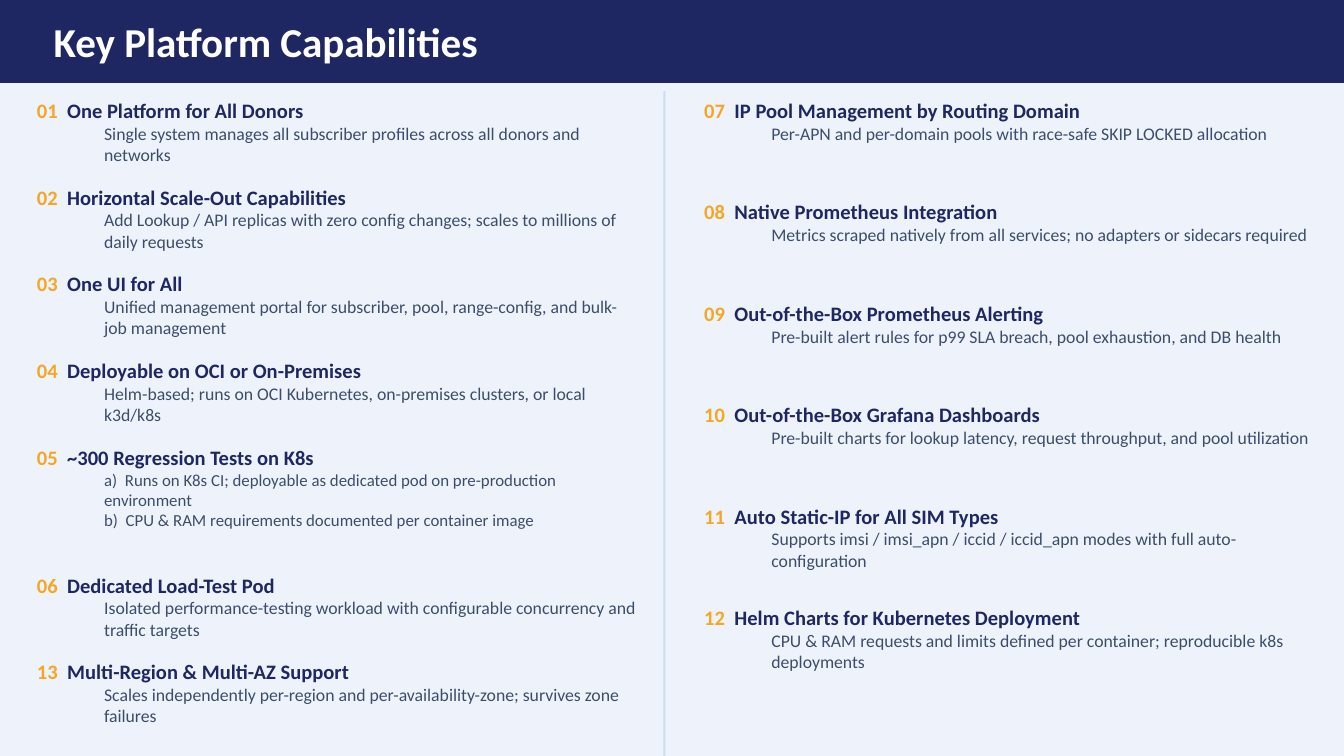
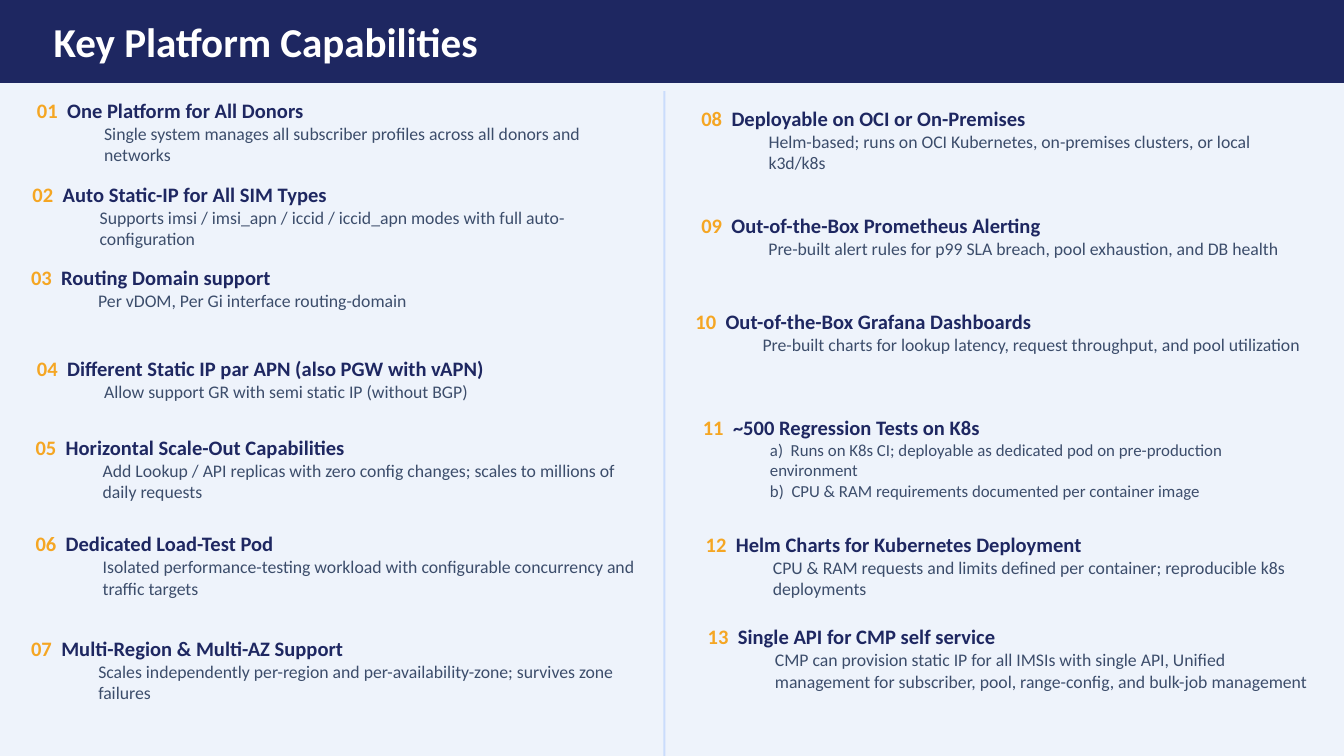
Before and after one commit to ridan5G/aaa-cloud-native, a slide deck: slide 3 of docs/aaa-platform-presentation-github.pptx (slide 2 before the commit). Drawn at 1344x756 pixels with LibreOffice and Linux fonts; fonts in the diff are those of the drawing. Boxes give left, top, right and bottom in pixels: in the first picture for what was removed or moved away, otherwise in the second. Text is boxed around its words. In the diff, an @@ line names an element or a change of style, - is before the commit and + after.

Commit message:
test

```diff
--- a/docs/aaa-platform-presentation-github.pptx
+++ b/docs/aaa-platform-presentation-github.pptx
@@ text "08 Deployable on OCI or ...": place and size @@
-text "08 Deployable on OCI or ..." at [37,363,586,422]
+text "08 Deployable on OCI or ..." at [701,111,1250,170]
@@ text at [701,111,1025,130]: text changed @@
-04 Deployable on OCI or On-Premises
+08 Deployable on OCI or On-Premises
@@ text "02 Auto Static-IP for All ...": place and size @@
-text "02 Auto Static-IP for All ..." at [704,509,1236,570]
+text "02 Auto Static-IP for All ..." at [32,187,564,248]
@@ text at [32,187,327,206]: text changed @@
-11 Auto Static-IP for All SIM Types
+02 Auto Static-IP for All SIM Types
@@ text "09 Out-of-the-Box Prometheus Alerting": place and size @@
-text "09 Out-of-the-Box Prometheus Alerting" at [704,306,1281,346]
+text "09 Out-of-the-Box Prometheus Alerting" at [701,218,1278,258]
@@ text removed at [704,204,1306,244] @@
-08 Native Prometheus Integration
-Metrics scraped natively from all services; no adapters or sidecars required
@@ text at [31,270,407,310]: text changed @@
-07 IP Pool Management by Routing Domain
-Per-APN and per-domain pools with race-safe SKIP LOCKED allocation
+03 Routing Domain support
+Per vDOM, Per Gi interface routing-domain
@@ text removed at [37,276,617,337] @@
-03 One UI for All
-Unified management portal for subscriber, pool, range-config, and bulk-job management
@@ text "10 Out-of-the-Box Grafana Dashboards": place and size @@
-text "10 Out-of-the-Box Grafana Dashboards" at [704,407,1309,447]
+text "10 Out-of-the-Box Grafana Dashboards" at [695,314,1300,354]
@@ text added at [37,361,483,401], 11 pt, text #3C4D6B, bold @@
+04 Different Static IP par APN (also PGW with vAPN)
+Allow support GR with semi static IP (without BGP)
@@ text "11 ~500 Regression Tests on ...": place and size @@
-text "11 ~500 Regression Tests on ..." at [37,450,556,529]
+text "11 ~500 Regression Tests on ..." at [703,420,1222,500]
@@ text "05 Horizontal Scale-Out Capabilities": place and size @@
-text "05 Horizontal Scale-Out Capabilities" at [37,190,616,251]
+text "05 Horizontal Scale-Out Capabilities" at [36,440,615,501]
@@ text at [36,440,344,459]: text changed @@
-02 Horizontal Scale-Out Capabilities
+05 Horizontal Scale-Out Capabilities
@@ text at [703,420,980,439]: text changed @@
-05 ~300 Regression Tests on K8s
+11 ~500 Regression Tests on K8s
@@ text "06 Dedicated Load-Test Pod": place and size @@
-text "06 Dedicated Load-Test Pod" at [37,578,635,639]
+text "06 Dedicated Load-Test Pod" at [36,536,634,598]
@@ text "12 Helm Charts for Kubernetes ...": place and size @@
-text "12 Helm Charts for Kubernetes ..." at [704,610,1283,671]
+text "12 Helm Charts for Kubernetes ..." at [706,537,1285,598]
@@ text "07 Multi-Region & Multi-AZ Support": place and size @@
-text "07 Multi-Region & Multi-AZ Support" at [37,664,619,722]
+text "07 Multi-Region & Multi-AZ Support" at [31,641,613,699]
@@ text added at [708,629,1307,691], 9.5 pt, text #3C4D6B @@
+13 Single API for CMP self service
+CMP can provision static IP for all IMSIs with single API, Unified management for subscriber, pool, range-config, and bulk-job management
@@ text at [31,641,343,660]: text changed @@
-13 Multi-Region & Multi-AZ Support
+07 Multi-Region & Multi-AZ Support
```
Also in this commit, not shown: 1 other slide changed, 1 slide added, 6 other files.
